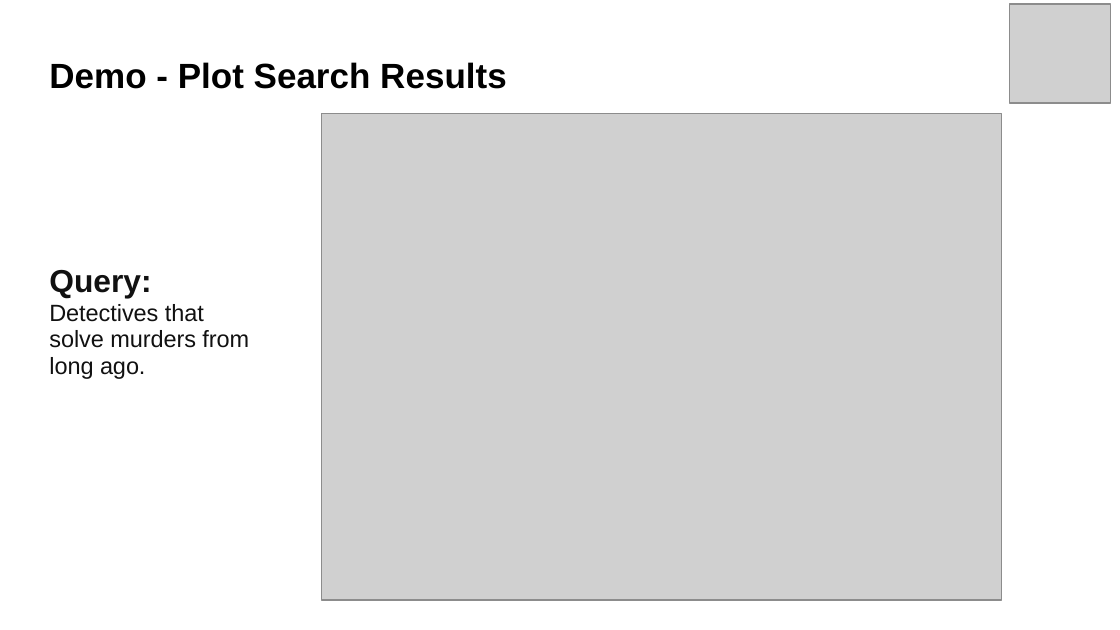
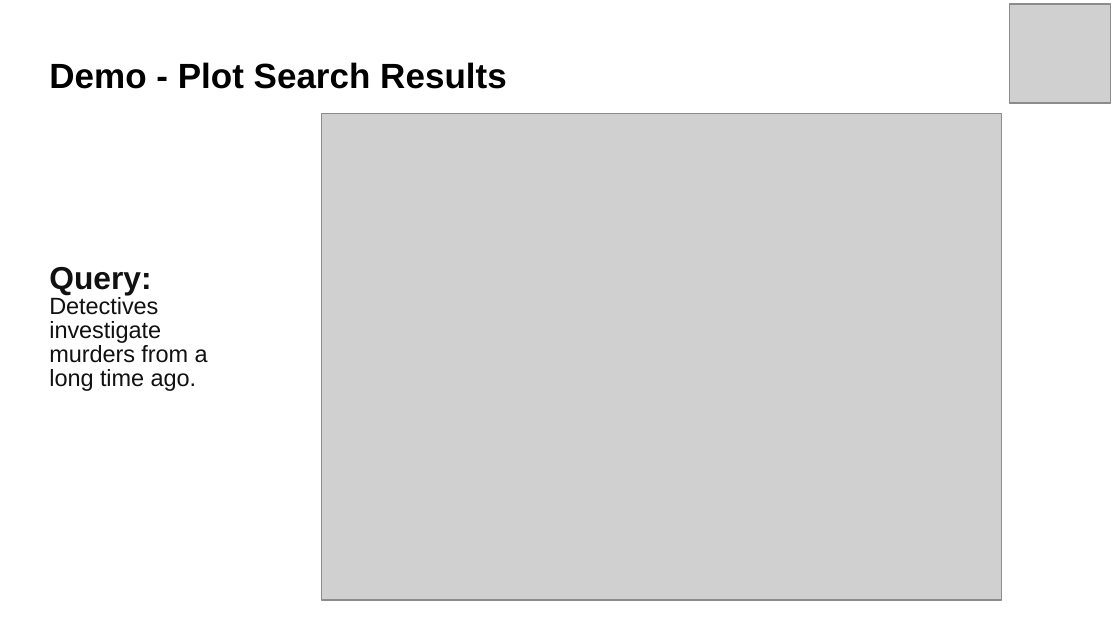
Before and after one commit to jacobp24/bookworm_rec, a slide deck: slide 9 of docs/Final_Really_Presentation.pptx. Drawn at 1120x630 pixels with LibreOffice and Linux fonts; fonts in the diff are those of the drawing; grey boxes stand for pictures. Boxes give left, top, right and bottom in pixels: in the first picture for what was removed or moved away, otherwise in the second. Text is boxed around its words. In the diff, an @@ line names an element or a change of style, - is before the commit and + after.

Commit message:
Update typos

```diff
--- a/docs/Final_Really_Presentation.pptx
+++ b/docs/Final_Really_Presentation.pptx
@@ text at <box>49,267,151,295</box>: line spacing 0.95 to 0.85 @@
@@ text at <box>49,297,208,391</box>: text changed @@
-Detectives that solve murders from long ago.
+Detectives investigate murders from a long time ago.
```
Also in this commit, not shown: 1 other slide changed.
